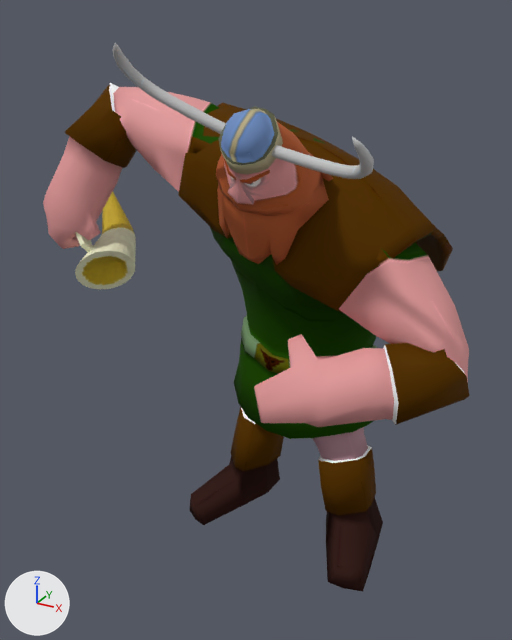
Before and after pictures for a commit that changed the OBJ model assets/Animacion/Vikingo/Celebracion/vikingoCelebracion_000480.obj.
One viewpoint serves both versions: a 50 mm lens placed at (3.47, -6.75, 6.31), pointed at (-0.39, 0.27, 2.8). Every picture has the same lights, and +X, +Y and +Z are marked at lower left. Where no turn or scale is listed for an object, it has been applied to the vertices.

The first picture shows 'Vilkingo_ikingoH', 'jarra_jarraH'.
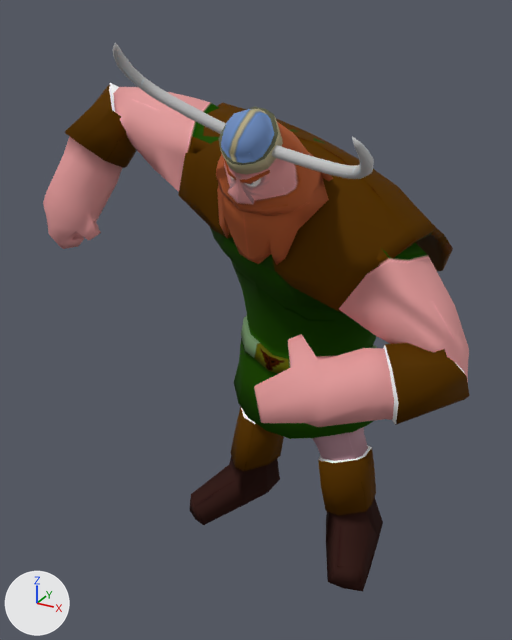
Pixel boxes [x1, y1, x2, y2] of what changed, in the pictures (512 x 640 px):
```json
{"object": "jarra_jarraH", "change": "deleted", "before": [75, 192, 136, 290]}
```

Edits to the scene script, one JSON object a line:
```json
{"op": "remove", "block": "ob_jarra_jarrah", "code": ["ob_jarra_jarrah = bpy.data.objects.new('jarra_jarraH', me_jarra_jarrah)", "ob_jarra_jarrah.location = (0.0, 0.0, 0.0)"]}
```
